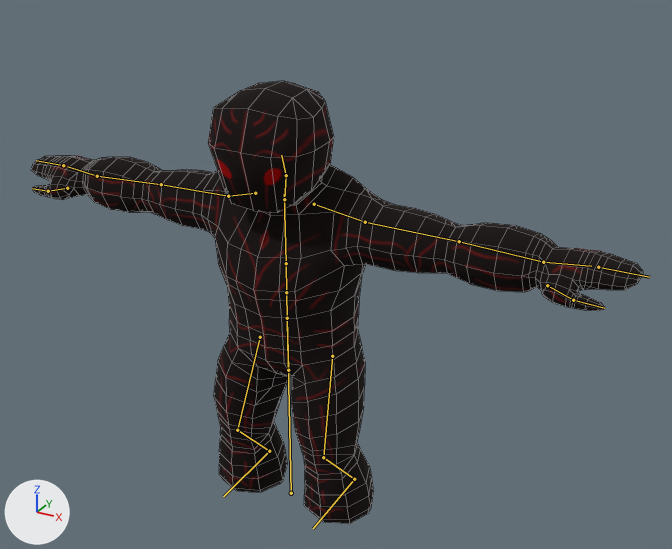
One commit to the FBX model RpgProjectLongHair/Assets/Models/obj_EnemyBaseFungi.fbx: the scene before it, then after it.
Before and after are seen from a camera (50 mm lens) standing at (1.78, -2.83, 2.5) and looking at (0.03, 0.36, 0.91). The lights are fixed; the arrows at lower left show +X, +Y and +Z. The picture after the commit comes second. The bones that bend it are drawn over the model as lines. Mesh edges are drawn as thin lines.

The first picture shows 'obj_playerFungi'.
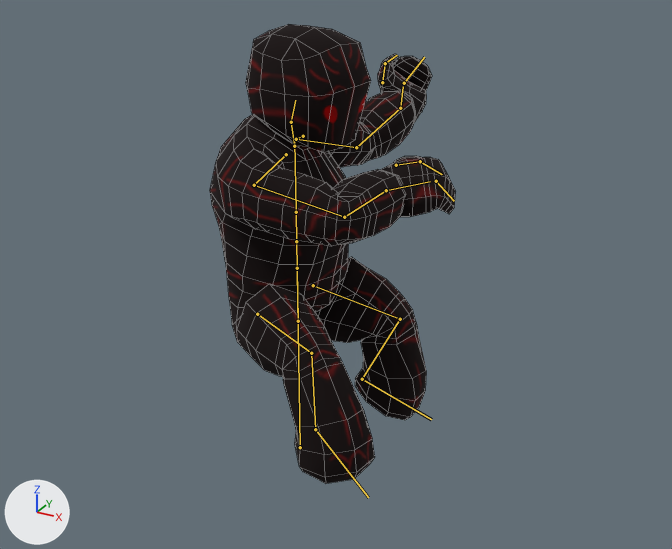
The newer file adds an action. The first version stands in its rest pose; the second is drawn at frame 14 of the action 'axeCombat.002'.

Pixel boxes (x1, y1, x2, y2) of what changed, in the pictures (672 x 549 px):
'obj_playerFungi', posed (60% narrower)
    before: (31, 81, 643, 524)
    after: (210, 24, 456, 484)
bone 'Ctrol.Maetro', root to tip
    before: (291, 493) to (287, 318)
    after: (300, 447) to (297, 268)
bone 'Columna', root to tip
    before: (287, 318) to (286, 292)
    after: (297, 268) to (296, 241)
bone 'Columna.002', root to tip
    before: (286, 263) to (284, 194)
    after: (296, 212) to (294, 140)
bone 'Cuello', root to tip
    before: (284, 199) to (286, 175)
    after: (294, 146) to (291, 122)
bone 'Cabeza', root to tip
    before: (286, 175) to (281, 155)
    after: (291, 122) to (295, 100)
bone 'Brazo.L', root to tip
    before: (365, 222) to (459, 241)
    after: (296, 139) to (356, 147)
bone 'Antebrazo.L', root to tip
    before: (459, 241) to (543, 262)
    after: (356, 147) to (400, 108)
bone 'Mano.L', root to tip
    before: (543, 262) to (591, 266)
    after: (400, 108) to (403, 86)
bone 'Dedos.L', root to tip
    before: (598, 267) to (649, 277)
    after: (404, 83) to (424, 57)
bone 'Pulgar.L.001', root to tip
    before: (573, 300) to (604, 308)
    after: (385, 63) to (397, 55)
bone 'Brazo.R', root to tip
    before: (228, 196) to (161, 184)
    after: (254, 185) to (344, 217)
bone 'Antebrazo.R', root to tip
    before: (161, 184) to (97, 176)
    after: (344, 217) to (386, 190)
bone 'Mano.R', root to tip
    before: (97, 176) to (67, 166)
    after: (386, 190) to (430, 181)
bone 'Dedos.R', root to tip
    before: (63, 165) to (36, 160)
    after: (436, 181) to (454, 201)
bone 'Pulgar.R.001', root to tip
    before: (48, 191) to (32, 188)
    after: (420, 161) to (442, 174)
bone 'Pierna.L', root to tip
    before: (332, 356) to (323, 457)
    after: (313, 285) to (400, 319)
bone 'Pierna.L.001', root to tip
    before: (323, 457) to (354, 479)
    after: (400, 319) to (362, 379)
bone 'Pie.L', root to tip
    before: (354, 479) to (313, 528)
    after: (362, 379) to (431, 419)
bone 'Pierna.R', root to tip
    before: (260, 337) to (237, 430)
    after: (257, 314) to (311, 353)
bone 'Pierna.R.001', root to tip
    before: (237, 430) to (269, 451)
    after: (311, 353) to (315, 429)
bone 'Pie.R', root to tip
    before: (269, 451) to (223, 496)
    after: (315, 429) to (368, 497)

The change in detail:
Bone 'Ctrol.Maetro' (bone_ctrol_maetro) moves from (0.0, 0.0, 0.0) to (0.001, 0.187, -0.081).
Bone 'Ctrol.Maetro' (bone_ctrol_maetro) turns from (0, 0, 0) to (0, 81, 0) degrees about its own x, y and z.
Bone 'Columna' (bone_columna) turns from (0, 0, 0) to (0, 4, 0) degrees about its own x, y and z.
Bone 'Columna.002' (bone_columna_002) turns from (0, 0, 0) to (0, 22, 0) degrees about its own x, y and z.
Bone 'Cuello' (bone_cuello) turns from (0, 0, 0) to (1, -26, -5) degrees about its own x, y and z.
Bone 'Cabeza' (bone_cabeza) turns from (0, 0, 0) to (-1, 3, 0) degrees about its own x, y and z.
Bone 'Brazo.L' (bone_brazo_l) turns from (0, 0, 0) to (64, -48, -76) degrees about its own x, y and z.
Bone 'Antebrazo.L' (bone_antebrazo_l) turns from (0, 0, 0) to (28, -2, 6) degrees about its own x, y and z.
Bone 'Mano.L' (bone_mano_l) turns from (0, 0, 0) to (7, -52, 20) degrees about its own x, y and z.
Bone 'Dedos.L' (bone_dedos_l) turns from (0, 0, 0) to (0, 0, -76) degrees about its own x, y and z.
Bone 'Pulgar.L.001' (bone_pulgar_l_001) turns from (0, 0, 0) to (-22, 0, 0) degrees about its own x, y and z.
Bone 'Brazo.R' (bone_brazo_r) turns from (0, 0, 0) to (80, -11, -14) degrees about its own x, y and z.
Bone 'Antebrazo.R' (bone_antebrazo_r) turns from (0, 0, 0) to (77, 11, -13) degrees about its own x, y and z.
Bone 'Mano.R' (bone_mano_r) turns from (0, 0, 0) to (-60, 15, -31) degrees about its own x, y and z.
Bone 'Dedos.R' (bone_dedos_r) turns from (0, 0, 0) to (0, 0, 62) degrees about its own x, y and z.
Bone 'Pulgar.R.001' (bone_pulgar_r_001) turns from (0, 0, 0) to (-39, 0, 0) degrees about its own x, y and z.
Bone 'Pierna.L' (bone_pierna_l) turns from (0, 0, 0) to (63, -9, 0) degrees about its own x, y and z.
Bone 'Pierna.L.001' (bone_pierna_l_001) turns from (0, 0, 0) to (-46, -1, -2) degrees about its own x, y and z.
Bone 'Pie.L' (bone_pie_l) turns from (0, 0, 0) to (-45, 9, 33) degrees about its own x, y and z.
Bone 'Pierna.R' (bone_pierna_r) turns from (0, 0, 0) to (72, 23, 0) degrees about its own x, y and z.
Bone 'Pierna.R.001' (bone_pierna_r_001) turns from (0, 0, 0) to (-35, 0, 1) degrees about its own x, y and z.
Bone 'Pie.R' (bone_pie_r) turns from (0, 0, 0) to (-50, -5, 1) degrees about its own x, y and z.
